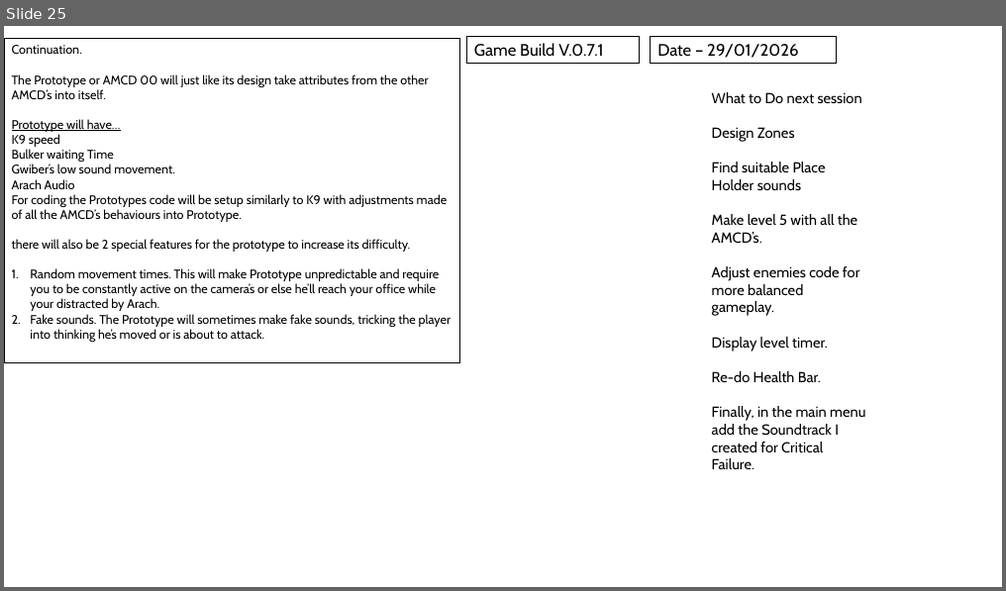
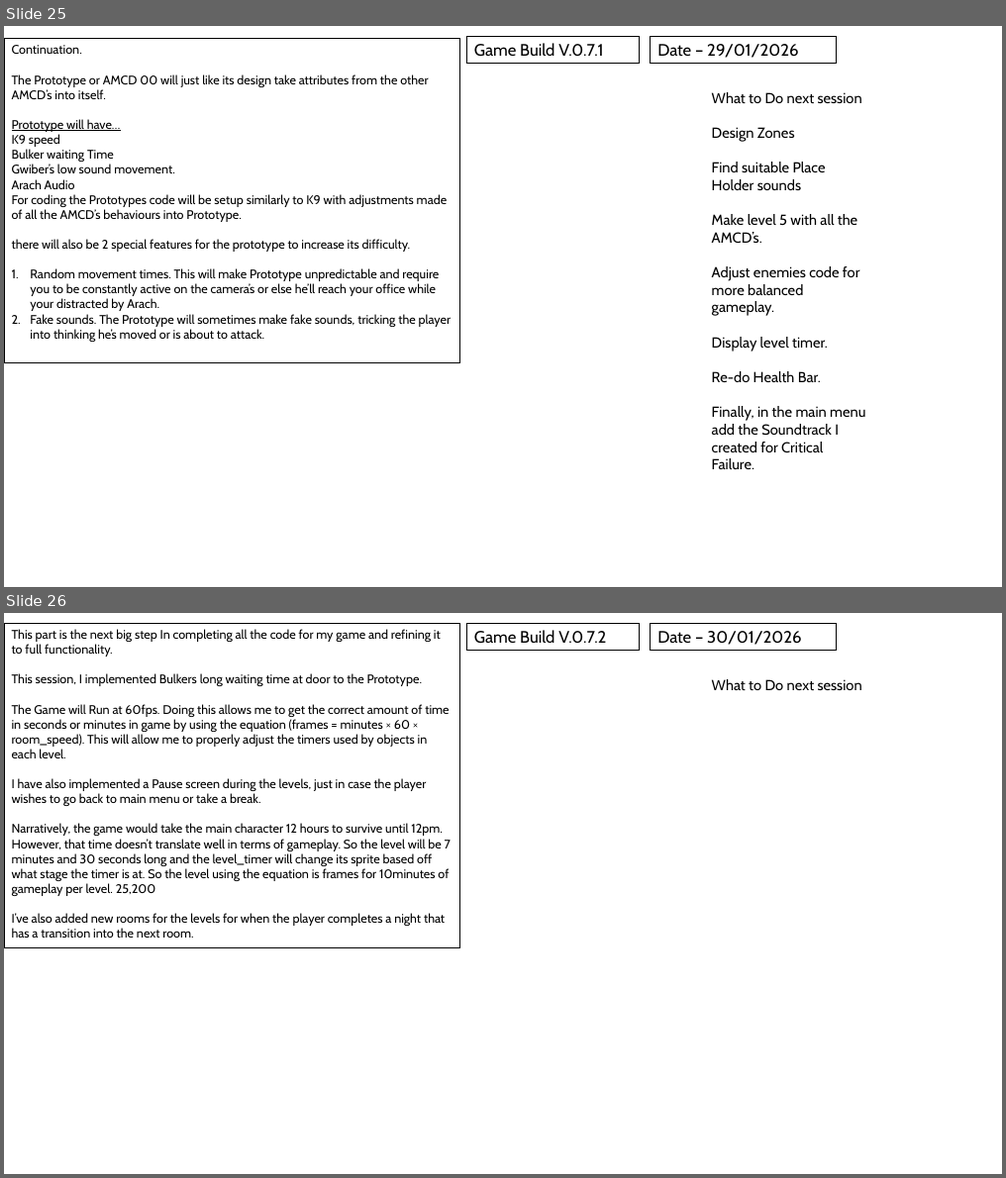
Before and after one commit to QuotedTrain5221/Critical-Failure-3, a slide deck: Logs/Development Log and Alpha Testing.pptx. Shown one above the other, each under a label of ours: slide 25 before the commit, slides 25 and 26 after it. The pictures are 1006x591 and 1006x1178 pixels, drawn with LibreOffice and Linux fonts; fonts in the diff are those of the drawing. Boxes give left, top, right and bottom in pixels: in the first picture for what was removed or moved away, otherwise in the second. Text is boxed around its words. In the diff, an @@ line names an element or a change of style, - is before the commit and + after.

```diff
--- a/Logs/Development Log and Alpha Testing.pptx
+++ b/Logs/Development Log and Alpha Testing.pptx
@@ slide 26 added at [4, 613, 1002, 1174], background #FFFFFF @@
@@ rectangle added at [4, 623, 460, 948], outline #000000 0.75 pt, 12 pt, text #000000 @@
+This part is the next big step In completing all the code for my game and refining it to full functionality.
+This session, I implemented Bulkers long waiting time at door to the Prototype.
+The Game will Run at 60fps. Doing this allows me to get the correct amount of time in seconds or minutes in game by using the equation (frames = minutes × 60 × room_speed). This will allow me to properly adjust the timers used by objects in each level.
+I have also implemented a Pause screen during the levels, just in case the player wishes to go back to main menu or take a break.
+Narratively, the game would take the main character 12 hours to survive until 12pm. However, that time doesn’t translate well in terms of gameplay. So the level will be 7 minutes and 30 seconds long and the level_timer will change its sprite based off what stage the timer is at. So the level using the equation is frames for 10minutes of gameplay per level. 25,200
+I’ve also added new rooms for the levels for when the player completes a night that has a transition into the next room.
@@ rectangle added at [466, 623, 640, 651], outline #000000 0.75 pt, 16 pt, text #000000 @@
+Game Build V.0.7.2
@@ rectangle added at [650, 623, 836, 651], outline #000000 0.75 pt, 16 pt, text #000000 @@
+Date – 30/01/2026
@@ text added at [712, 679, 862, 690], 14 pt, text #000000 @@
+What to Do next session
```
Also in this commit, not shown: 1 other slide added, 51 other files.
